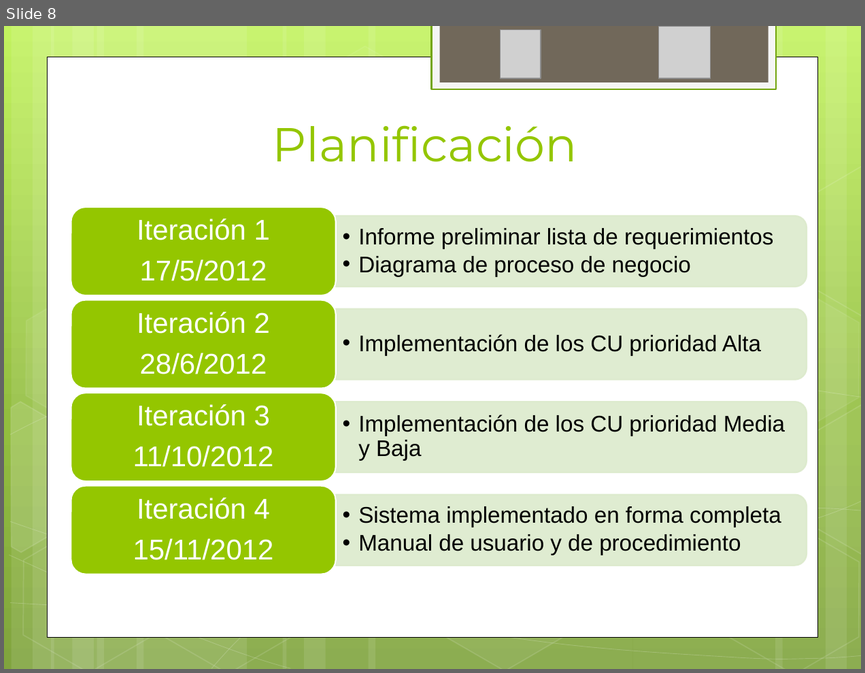
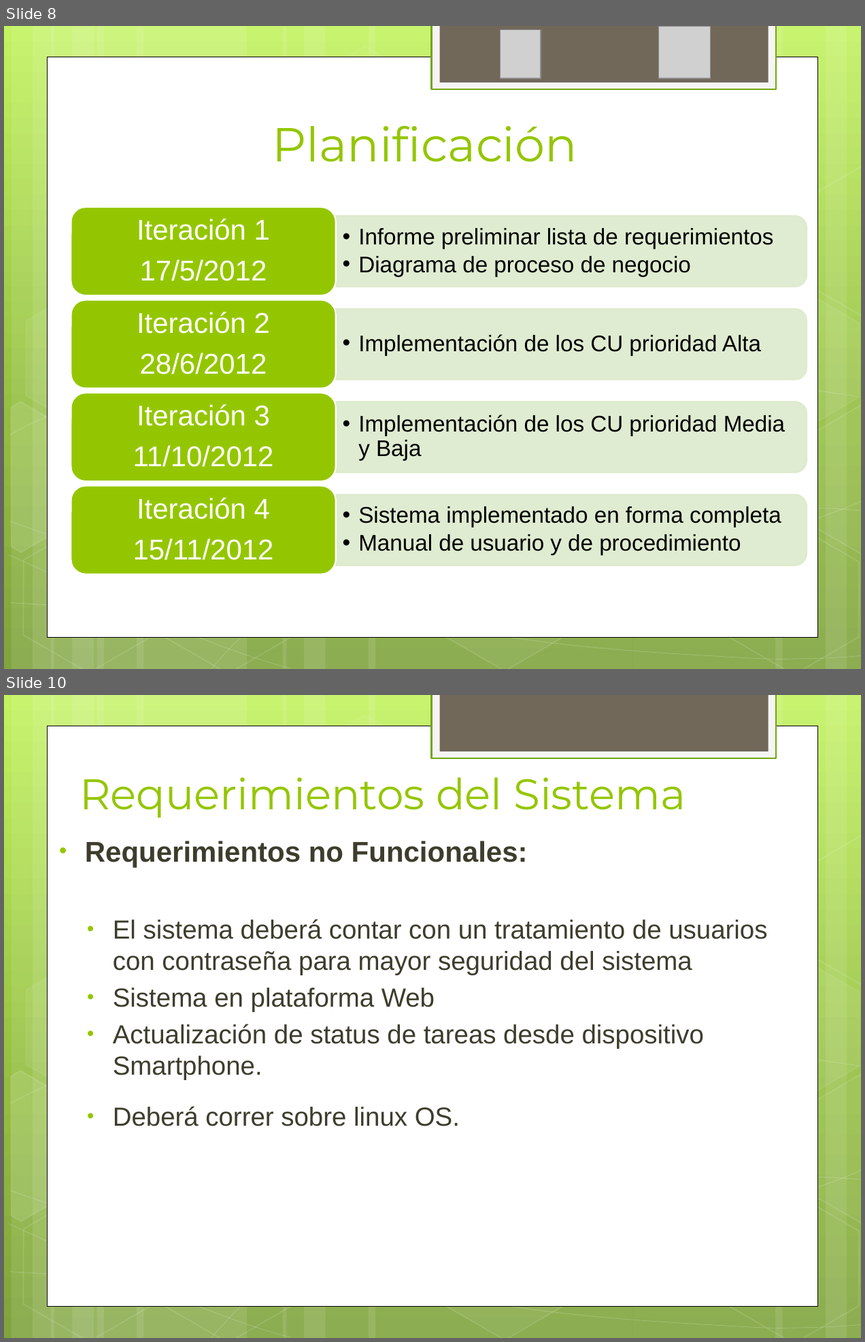
Before and after one commit to ptissera/habilitacion-profesional-2012-4k4, a slide deck: Documentacion/Proyecto/Presentacion Final/Exposicion Final.pptx. Shown one above the other, each under a label of ours: slide 8 before the commit, slides 8 and 10 after it; the slides between them are not shown. The pictures are 865x673 and 865x1342 pixels, drawn with LibreOffice and Linux fonts; fonts in the diff are those of the drawing; grey boxes stand for pictures. Boxes give left, top, right and bottom in pixels: in the first picture for what was removed or moved away, otherwise in the second. Text is boxed around its words. In the diff, an @@ line names an element or a change of style, - is before the commit and + after.

```diff
--- a/Documentacion/Proyecto/Presentacion Final/Exposicion Final.pptx
+++ b/Documentacion/Proyecto/Presentacion Final/Exposicion Final.pptx
@@ slide 10 added at <box>4,695,861,1338</box>, background gradient #C3F35F to #93BF3F to #81A53E; not listed: 31 template elements that a slide beside it also shows @@
@@ title added at <box>79,777,685,818</box>, 36 pt, text #94C600 @@
+Requerimientos del Sistema
@@ text added at <box>85,841,767,1126</box>, 22 pt, text #3E3D2D @@
+• Requerimientos no Funcionales:
+  • El sistema deberá contar con un tratamiento de usuarios con contraseña para mayor seguridad del sistema
+  • Sistema en plataforma Web
+  • Actualización de status de tareas desde dispositivo Smartphone.
+  • Deberá correr sobre linux OS.
```
Also in this commit, not shown: 20 slides changed, 2 other slides added, 1 other file.
